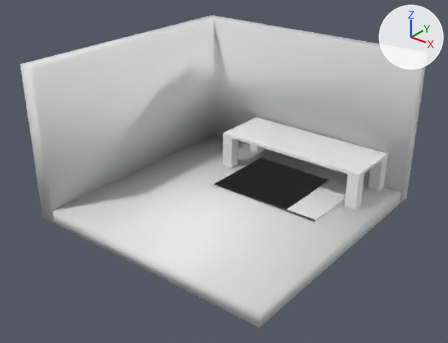
The glTF model public/firstRoom.glb as it was, and as the next commit left it.
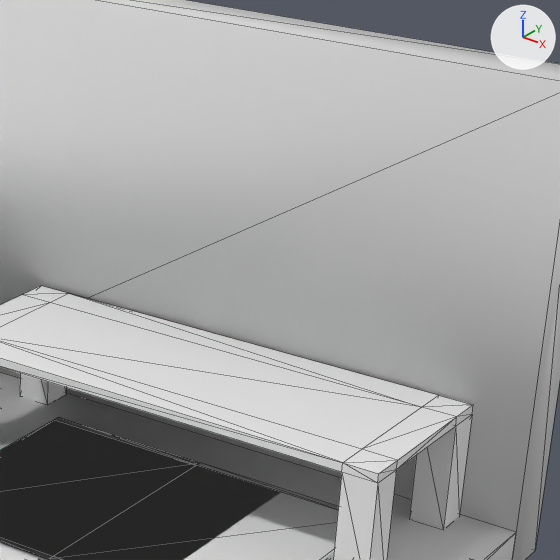
There are two pictures of each version: one whole from a 50 mm camera at (8.2, -10.44, 7.6) aimed at (-0.05, -0.13, 1.2), one close up on the part from 54% to 92% of the width and 9% to 59% of the height. Arrows for +X, +Y and +Z are at upper right; the lights stay in place. The close-ups show mesh edges as thin lines. Where no turn or scale is listed for an object, it has been applied to the vertices.

Names of what the first close-up shows: 'bedroomFloor', 'bedroomRug', 'bedroomTable', 'bedroomWall'.
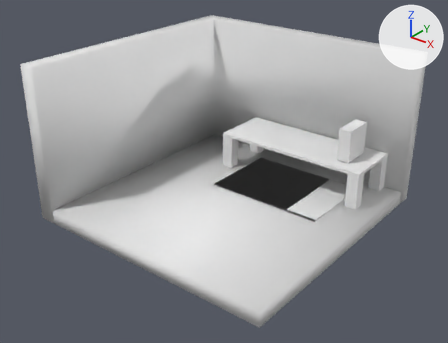
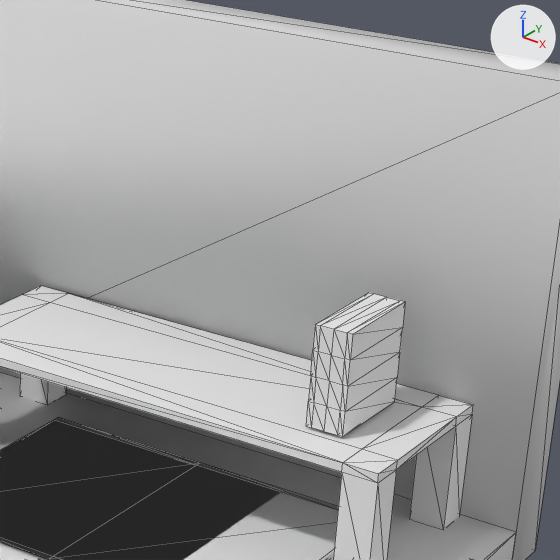
Pixel boxes (x1, y1, x2, y2) of what changed, in the close-ups (560 x 560 px):
'pc', added
    after: (306, 293, 405, 437)

The change in detail:
Mesh me_cube_004 is new.
It has 50 vertices, 96 faces and spans x -0.15..0.15, y -0.4..0.4, z -0.4..0.4.
Object 'pc' (ob_pc) is new; it shows me_cube_004.
Its location is (1.996, 2.232, 1.743).
